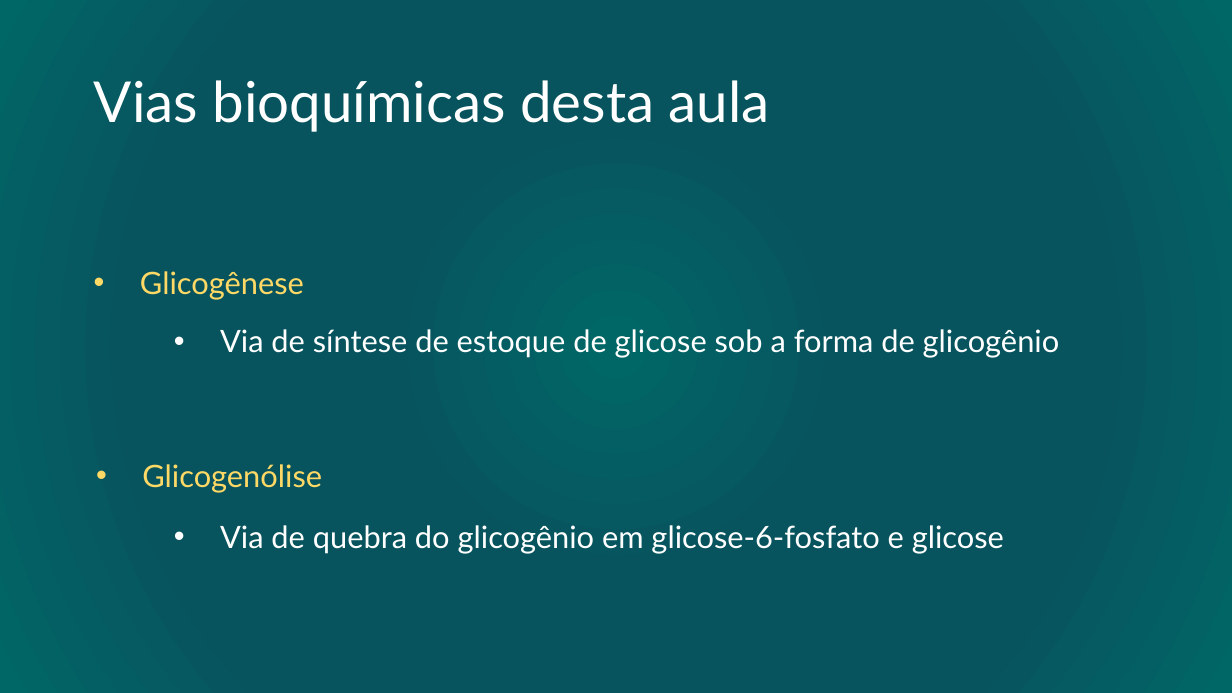
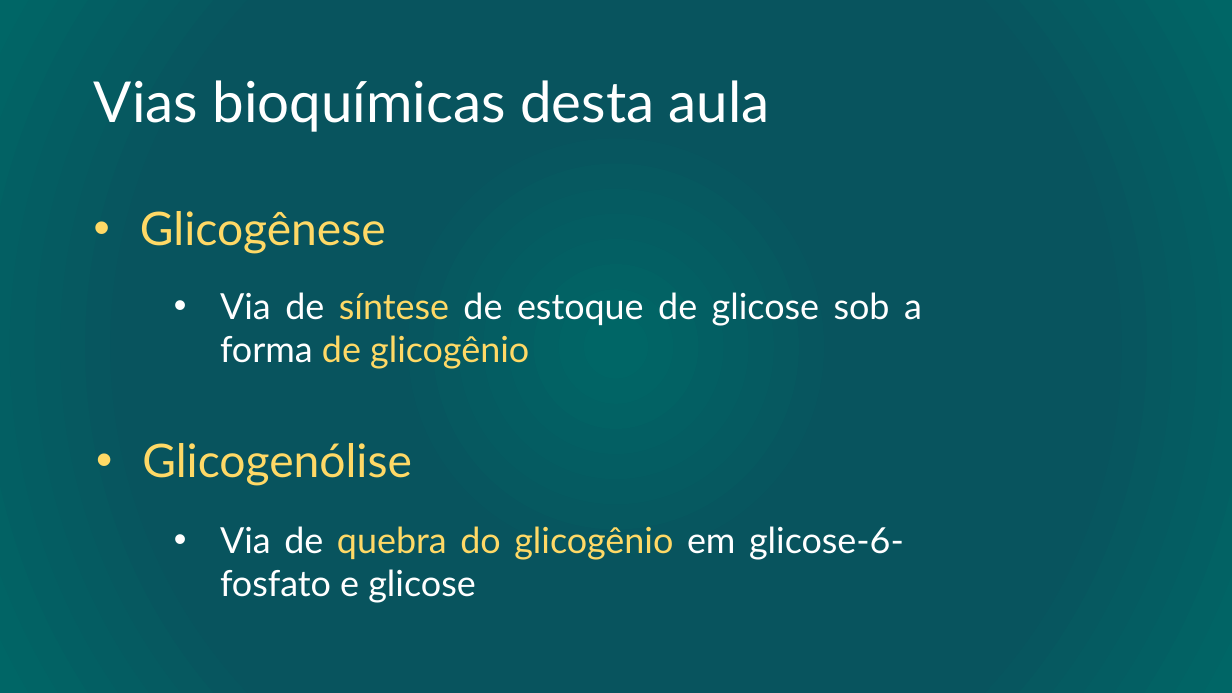
Before and after one commit to daniloasdotcom/Bioquimica-com-Danilo, a slide deck: slide 7 of assets/aulas/metabolismo_glicogenio.pptx. Drawn at 1232x693 pixels with LibreOffice and Linux fonts; fonts in the diff are those of the drawing. Boxes give left, top, right and bottom in pixels: in the first picture for what was removed or moved away, otherwise in the second. Text is boxed around its words. In the diff, an @@ line names an element or a change of style, - is before the commit and + after.

```diff
--- a/assets/aulas/metabolismo_glicogenio.pptx
+++ b/assets/aulas/metabolismo_glicogenio.pptx
@@ text "Glicogênese" at (140, 211, 386, 254): size 24 to 36 pt @@
@@ text "Glicogênese": place and size @@
-text "Glicogênese" at (140, 271, 304, 300)
+text "Glicogênese" at (140, 211, 386, 254)
@@ text "Via de síntese de estoque ...": place and size @@
-text "Via de síntese de estoque ..." at (220, 329, 1060, 358)
+text "Via de síntese de estoque ..." at (220, 292, 922, 369)
@@ text "Via de síntese de estoque ..." at (220, 292, 922, 369): size 24 to 28 pt; text colour #FFFFFF to #FFD966 in "síntese de glicogênio" @@
@@ text "Glicogenólise": place and size @@
-text "Glicogenólise" at (142, 464, 322, 493)
+text "Glicogenólise" at (142, 443, 412, 486)
@@ text "Glicogenólise" at (142, 443, 412, 486): size 24 to 36 pt @@
@@ text "Via de quebra do glicogênio ..." at (220, 526, 904, 603): size 24 to 28 pt; text colour #FFFFFF to #FFD966 in "quebra do glicogênio" @@
```
Also in this commit, not shown: 4 other slides changed, 4 slides added, 1 other file.
